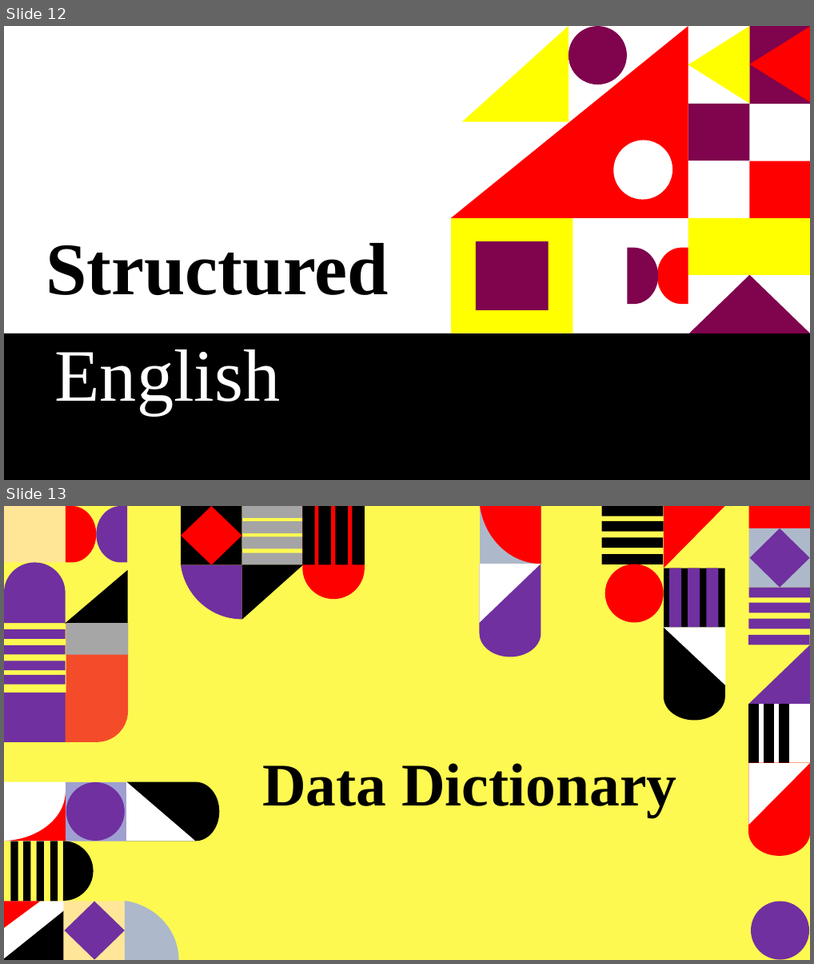
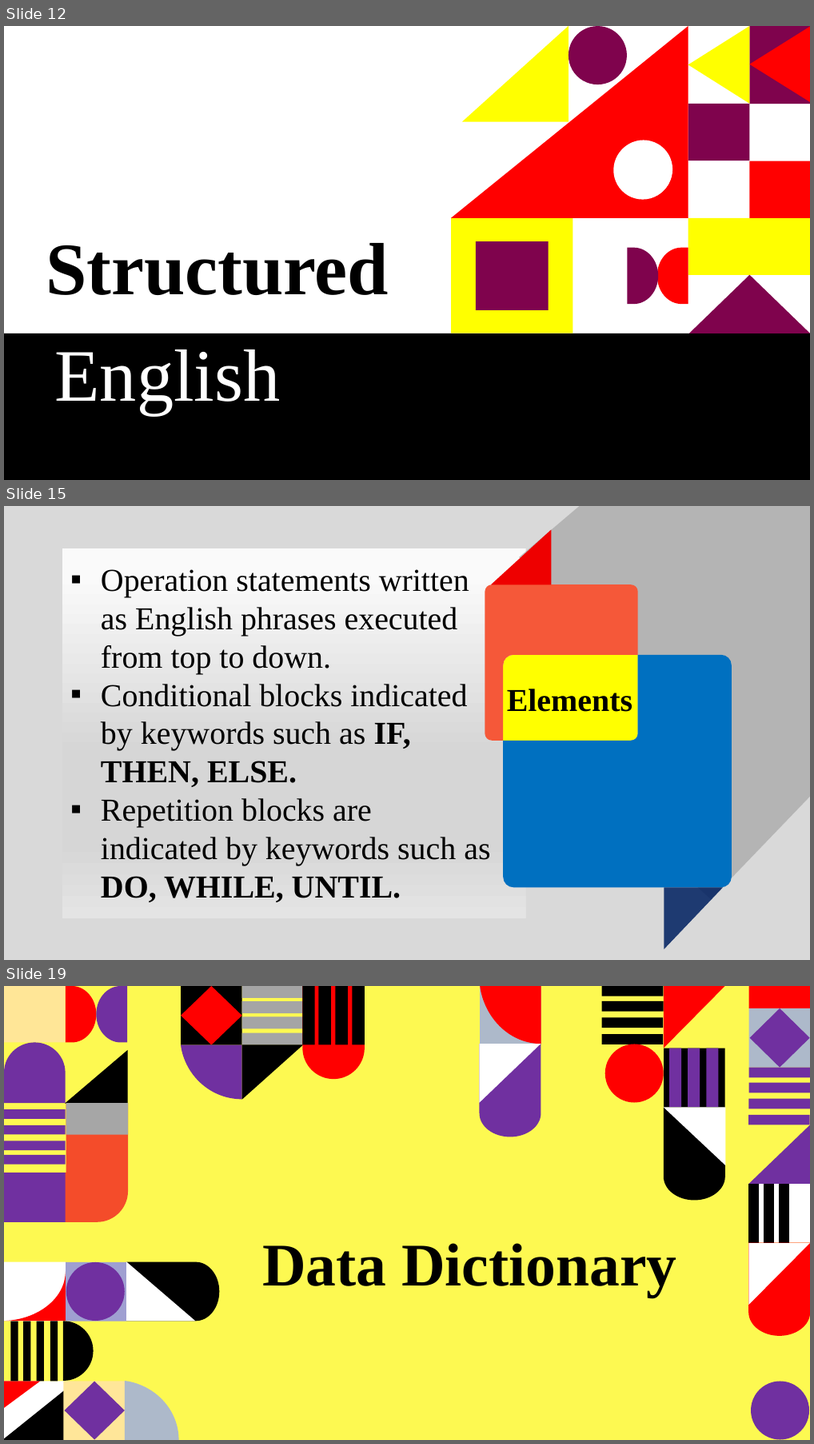
Before and after one commit to tamanghawana0815/SAD-ppt, a slide deck: Presentation.pptx. Shown one above the other, each under a label of ours: slides 12 and 13 before the commit, slides 12, 15 and 19 after it; the slides between them are not shown. The pictures are 814x964 and 814x1444 pixels, drawn with LibreOffice and Linux fonts; fonts in the diff are those of the drawing. Boxes give left, top, right and bottom in pixels: in the first picture for what was removed or moved away, otherwise in the second. Text is boxed around its words. In the diff, an @@ line names an element or a change of style, - is before the commit and + after.

```diff
--- a/Presentation.pptx
+++ b/Presentation.pptx
@@ slide 15 added at (x1=4, y1=506, x2=810, y2=960), background #D9D9D9 @@
@@ rectangle added at (x1=62, y1=549, x2=526, y2=918), fill gradient #FAFAFA to #D7D7D7 to #E4E4E4 @@
@@ text added at (x1=101, y1=569, x2=490, y2=902), 38 pt, text #000000 @@
+▪ Operation statements written as English phrases executed from top to down.
+▪ Conditional blocks indicated by keywords such as IF, THEN, ELSE.
+▪ Repetition blocks are indicated by keywords such as DO, WHILE, UNTIL.
@@ group added at (x1=486, y1=506, x2=810, y2=949): 4 freeform shapes, 2 right triangles, 1 text @@
+Elements
@@ what was slide 13 is now slide 19 @@
```
Also in this commit, not shown: 1 slide changed, 6 other slides added.
